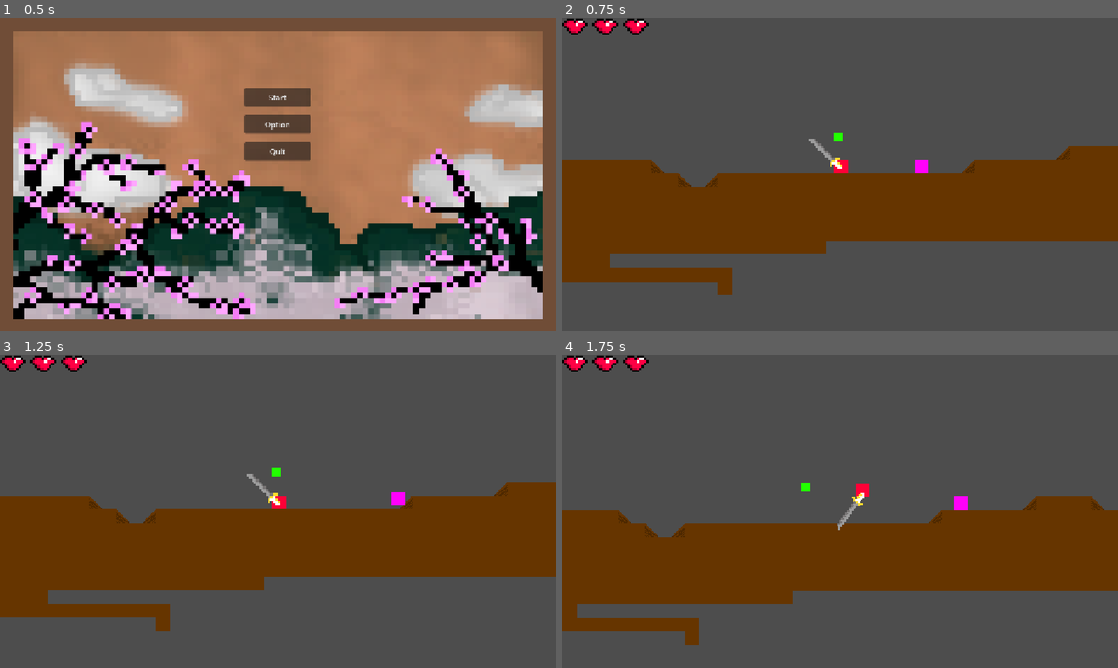
Above: before the commit, frames 1-4 (two rows, left to right).
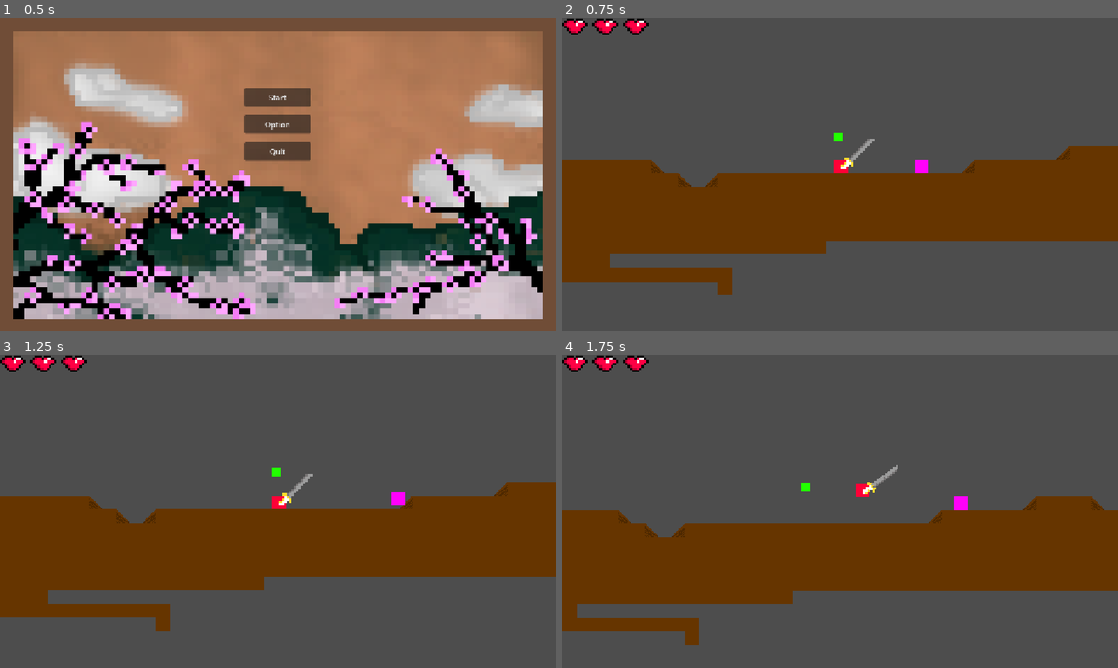
Above: after the commit, the same moments.

Repository: battlecatslover11/13EOYP-Game
Game: Godot game, scene res://MenuAssets/Title_Screen.tscn
Two runs of this game, one before a commit and one after it. Both use one fixed random seed, a clock stepped at 60 frames per second and the inputs below.
Inputs:
- Up to frame 1 (0.5 s): no input
- Up to frame 2 (0.75 s): click "Start" at 0.5 s
- Up to frame 3 (1.25 s): no input
- Up to frame 4 (1.75 s): hold Right (right) from 1.28 s (still down); tap X (attack) at 1.35 s; tap Up (jump) at 1.52 s

Frame 1 is identical in both runs. In frame 2, 0.3% of the frame differs, in the area x 44-57%, y 38-49%; in frame 3, 0.3%, in the area x 44-57%, y 38-48%; in frame 4, 0.3%.

Commit message:
added flipped animations and trying to fix attack cooldown

Diff:
--- a/PlayerAssets/Player.tscn
+++ b/PlayerAssets/Player.tscn
@@ -16,35 +16,8 @@
 "speed": 5.0
 }]
 
-[sub_resource type="Animation" id="Animation_vypit"]
-length = 0.001
-tracks/0/type = "value"
-tracks/0/imported = false
-tracks/0/enabled = true
-tracks/0/path = NodePath(".:rotation")
-tracks/0/interp = 1
-tracks/0/loop_wrap = true
-tracks/0/keys = {
-"times": PackedFloat32Array(0),
-"transitions": PackedFloat32Array(1),
-"update": 0,
-"values": [0.0]
-}
-tracks/1/type = "value"
-tracks/1/imported = false
-tracks/1/enabled = true
-tracks/1/path = NodePath(".:scale")
-tracks/1/interp = 1
-tracks/1/loop_wrap = true
-tracks/1/keys = {
-"times": PackedFloat32Array(0),
-"transitions": PackedFloat32Array(1),
-"update": 0,
-"values": [Vector2(0.7, 0.7)]
-}
-
-[sub_resource type="Animation" id="Animation_okw4i"]
-resource_name = "Sword_Return"
+[sub_resource type="Animation" id="Animation_cyqb6"]
+resource_name = "Flip_Sword_Return"
 length = 0.55
 step = 0.05
 tracks/0/type = "value"
@@ -57,7 +30,7 @@
 "times": PackedFloat32Array(0, 0.2, 0.55),
 "transitions": PackedFloat32Array(-2, -2, 0.5),
 "update": 0,
-"values": [-2.591814, -2.591814, 0.0]
+"values": [2.5918139392115793, 2.5918139392115793, 0.0]
 }
 tracks/1/type = "value"
 tracks/1/imported = false
@@ -69,6 +42,91 @@
 "times": PackedFloat32Array(0, 0.55),
 "transitions": PackedFloat32Array(2, 2),
 "update": 0,
+"values": [Vector2(-0.55, 0.65), Vector2(-0.7, 0.7)]
+}
+
+[sub_resource type="Animation" id="Animation_ssidq"]
+resource_name = "Flip_Sword_Swing"
+length = 0.15
+step = 0.05
+tracks/0/type = "value"
+tracks/0/imported = false
+tracks/0/enabled = true
+tracks/0/path = NodePath(".:rotation")
+tracks/0/interp = 1
+tracks/0/loop_wrap = true
+tracks/0/keys = {
+"times": PackedFloat32Array(0, 0.15),
+"transitions": PackedFloat32Array(-2, 0.5),
+"update": 0,
+"values": [0.0, 2.5918139392115793]
+}
+tracks/1/type = "value"
+tracks/1/imported = false
+tracks/1/enabled = true
+tracks/1/path = NodePath(".:scale")
+tracks/1/interp = 1
+tracks/1/loop_wrap = true
+tracks/1/keys = {
+"times": PackedFloat32Array(3.7252903e-09),
+"transitions": PackedFloat32Array(0.5),
+"update": 0,
+"values": [Vector2(-0.7, 0.7)]
+}
+
+[sub_resource type="Animation" id="Animation_vypit"]
+length = 0.001
+tracks/0/type = "value"
+tracks/0/imported = false
+tracks/0/enabled = true
+tracks/0/path = NodePath(".:rotation")
+tracks/0/interp = 1
+tracks/0/loop_wrap = true
+tracks/0/keys = {
+"times": PackedFloat32Array(0),
+"transitions": PackedFloat32Array(1),
+"update": 0,
+"values": [0.0]
+}
+tracks/1/type = "value"
+tracks/1/imported = false
+tracks/1/enabled = true
+tracks/1/path = NodePath(".:scale")
+tracks/1/interp = 1
+tracks/1/loop_wrap = true
+tracks/1/keys = {
+"times": PackedFloat32Array(0),
+"transitions": PackedFloat32Array(1),
+"update": 0,
+"values": [Vector2(0.7, 0.7)]
+}
+
+[sub_resource type="Animation" id="Animation_okw4i"]
+resource_name = "Sword_Return"
+length = 0.55
+step = 0.05
+tracks/0/type = "value"
+tracks/0/imported = false
+tracks/0/enabled = true
+tracks/0/path = NodePath(".:rotation")
+tracks/0/interp = 1
+tracks/0/loop_wrap = true
+tracks/0/keys = {
+"times": PackedFloat32Array(0, 0.2, 0.55),
+"transitions": PackedFloat32Array(-2, -2, 0.5),
+"update": 0,
+"values": [-2.591814, -2.591814, 0.0]
+}
+tracks/1/type = "value"
+tracks/1/imported = false
+tracks/1/enabled = true
+tracks/1/path = NodePath(".:scale")
+tracks/1/interp = 1
+tracks/1/loop_wrap = true
+tracks/1/keys = {
+"times": PackedFloat32Array(0, 0.55),
+"transitions": PackedFloat32Array(2, 2),
+"update": 0,
 "values": [Vector2(0.55, 0.65), Vector2(0.7, 0.7)]
 }
 
@@ -103,6 +161,8 @@
 
 [sub_resource type="AnimationLibrary" id="AnimationLibrary_vypit"]
 _data = {
+&"Flip_Sword_Return": SubResource("Animation_cyqb6"),
+&"Flip_Sword_Swing": SubResource("Animation_ssidq"),
 &"RESET": SubResource("Animation_vypit"),
 &"Sword_Return": SubResource("Animation_okw4i"),
 &"Sword_Swing": SubResource("Animation_qcf6d")
@@ -134,10 +194,10 @@
 tracks/0/interp = 1
 tracks/0/loop_wrap = true
 tracks/0/keys = {
-"times": PackedFloat32Array(0, 0.15),
-"transitions": PackedFloat32Array(1, 2),
-"update": 0,
-"values": [Vector2(0.7, 0.7), Vector2(-0.7, 0.7)]
+"times": PackedFloat32Array(0.15),
+"transitions": PackedFloat32Array(1),
+"update": 0,
+"values": [Vector2(-0.7, 0.7)]
 }
 
 [sub_resource type="Animation" id="Animation_vd6we"]
@@ -151,10 +211,10 @@
 tracks/0/interp = 1
 tracks/0/loop_wrap = true
 tracks/0/keys = {
-"times": PackedFloat32Array(0, 0.15),
-"transitions": PackedFloat32Array(1, 2),
-"update": 0,
-"values": [Vector2(-0.7, 0.7), Vector2(0.7, 0.7)]
+"times": PackedFloat32Array(0.15),
+"transitions": PackedFloat32Array(1),
+"update": 0,
+"values": [Vector2(0.7, 0.7)]
 }
 
 [sub_resource type="AnimationLibrary" id="AnimationLibrary_sw074"]
@@ -369,7 +429,7 @@
 shape = SubResource("RectangleShape2D_kne1u")
 
 [node name="JumpBufferTimer" type="Timer" parent="." unique_id=1797866769]
-wait_time = 0.12
+wait_time = 0.24
 
 [node name="CoyoteTimer" type="Timer" parent="." unique_id=1638599402]
 wait_time = 0.05
@@ -379,7 +439,6 @@
 wait_time = 0.3
 
 [node name="DashTimer2" type="Timer" parent="." unique_id=830608247]
-wait_time = 0.4
 
 [node name="Effect" type="AnimationPlayer" parent="." unique_id=2009653270]
 root_node = NodePath("../AnimatedSprite2D/ColorRect")
@@ -401,6 +460,8 @@
 sprite_frames = SubResource("SpriteFrames_q30hd")
 animation = &"explode"
 
+[node name="Attack_Cooldown" type="Timer" parent="." unique_id=1136098526]
+
 [node name="DeathTimer" type="Timer" parent="." unique_id=1387865381]
 wait_time = 0.5
 
@@ -409,3 +470,4 @@
 [connection signal="timeout" from="DashTimer2" to="." method="_on_dash_timer_2_timeout"]
 [connection signal="area_entered" from="hurtbox" to="." method="_on_hurtbox_area_entered"]
 [connection signal="area_exited" from="hurtbox" to="." method="_on_hurtbox_area_exited"]
+[connection signal="timeout" from="Attack_Cooldown" to="." method="_on_attack_cooldown_timeout"]
--- a/Scripts/player.gd
+++ b/Scripts/player.gd
@@ -19,7 +19,6 @@
 var knockback_power = 25
 var is_hurt:bool = false
 var enemy_collisions = []
-var current_dir = "right"
 @export var slash_time:float = 0.1
 @export var sword_return_time:float = 0.4
 @export var weapon_damage:float = 1
@@ -28,10 +27,9 @@
 @onready var effects = $Effect
 @onready var hurt_timer = $HurtTimer
 
-
-
 func ready():
 	effects.play("RESET")
+	$AnimatedSprite2D/Sword.show_behind_parent = false
 var wallcontact_coyote: float = 0.0
 const wallcontact_coyotetime: float = 0.2
 
@@ -57,20 +55,19 @@
 		velocity.x = lerp(velocity.x, x_input * max_speed, velocity_weight)
 
 	if x_input > 0:
+		$AnimatedSprite2D/Sword.show_behind_parent = false
 		dir = 1
+		$AnimatedSprite2D/flip_anim.play("look_left")
 		flip.flip_h = false
 
 	elif x_input < 0:
+		$AnimatedSprite2D/Sword.show_behind_parent = true
 		dir = -1
+		$AnimatedSprite2D/flip_anim.play("look_right")
 		flip.flip_h = true
 
-	if current_dir == "right":
-		$AnimatedSprite2D/flip_anim.play("look_left")
-		current_dir = "left"
-
-	if current_dir == "left":
-		$AnimatedSprite2D/flip_anim.play("look_right")
-		current_dir = "right"
+	if $Attack_Cooldown.is_stopped():
+		can_slash = true
 
 	if is_on_floor():
 		coyote_activate = false
@@ -93,9 +90,15 @@
 		if JumpBufferTimer.is_stopped():
 			JumpBufferTimer.start()
 
-	if Input.is_action_just_pressed("attack") and can_slash:
+	if Input.is_action_just_pressed("attack") and can_slash and dir < 0:
 		$AnimatedSprite2D/Sword/AnimationPlayer.speed_scale = $AnimatedSprite2D/Sword/AnimationPlayer.get_animation("Sword_Swing").length / slash_time
 		$AnimatedSprite2D/Sword/AnimationPlayer.play("Sword_Swing")
+		$Attack_Cooldown.start()
+		can_slash = false
+	elif Input.is_action_just_pressed("attack") and can_slash and dir > 0:
+		$AnimatedSprite2D/Sword/AnimationPlayer.speed_scale = $AnimatedSprite2D/Sword/AnimationPlayer.get_animation("Flip_Sword_Swing").length / slash_time
+		$AnimatedSprite2D/Sword/AnimationPlayer.play("Flip_Sword_Swing")
+		$Attack_Cooldown.start()
 		can_slash = false
 
 	if Input.is_action_just_pressed("dash") and dash_buffer and dash_count == 1:
@@ -121,10 +124,19 @@
 	dash_buffer = true
 
 
+
+
 func _on_animation_player_animation_finished(anim_name: StringName) -> void:
 	if anim_name == "Sword_Swing":
 		$AnimatedSprite2D/Sword/AnimationPlayer.speed_scale = $AnimatedSprite2D/Sword/AnimationPlayer.get_animation("Sword_Return").length / sword_return_time
 		$AnimatedSprite2D/Sword/AnimationPlayer.play("Sword_Return")
+		$Attack_Cooldown.start()
+	else:
+		can_slash = true
+	if anim_name == "Flip_Sword_Swing":
+		$AnimatedSprite2D/Sword/AnimationPlayer.speed_scale = $AnimatedSprite2D/Sword/AnimationPlayer.get_animation("Flip_Sword_Return").length / sword_return_time
+		$AnimatedSprite2D/Sword/AnimationPlayer.play("Flip_Sword_Return")
+		$Attack_Cooldown.start()
 	else:
 		can_slash = true
 
@@ -159,3 +171,8 @@
 
 func _on_hurtbox_area_exited(area):
 	enemy_collisions.erase(area)
+
+
+
+func _on_attack_cooldown_timeout():
+	can_slash = true
